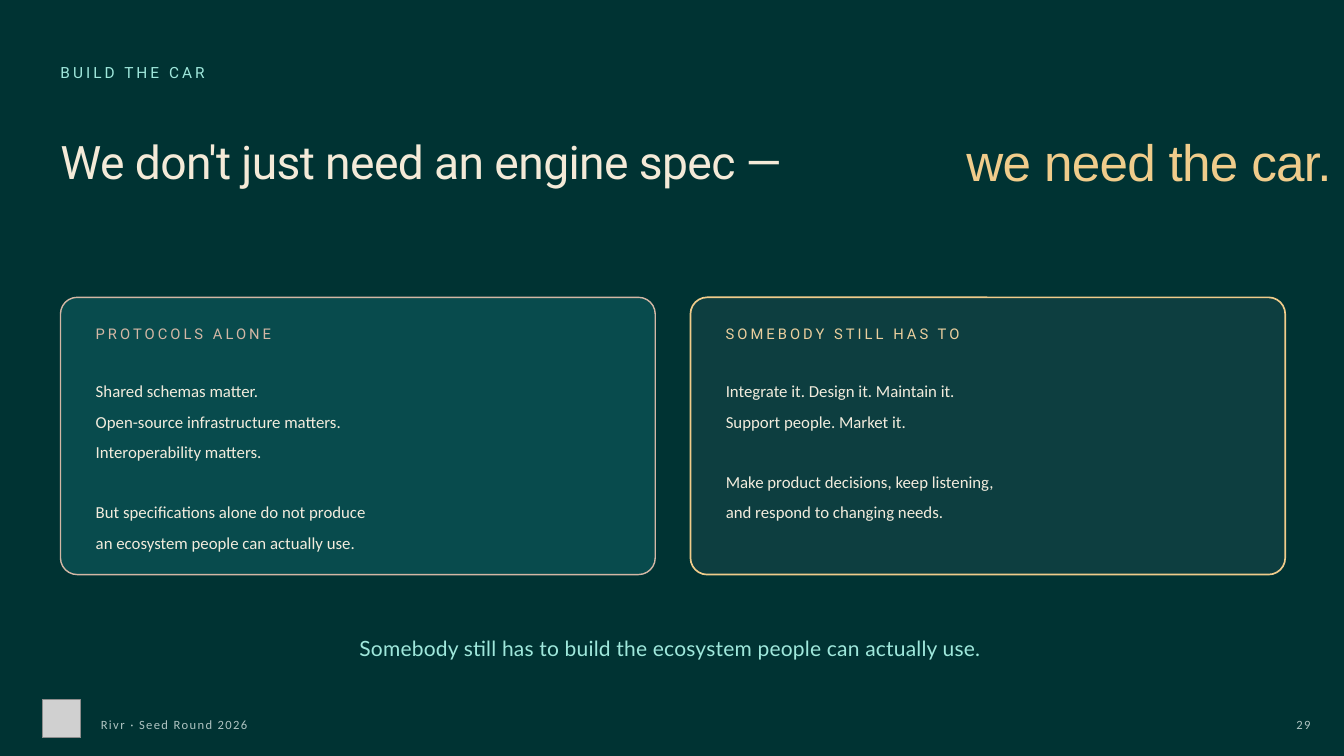
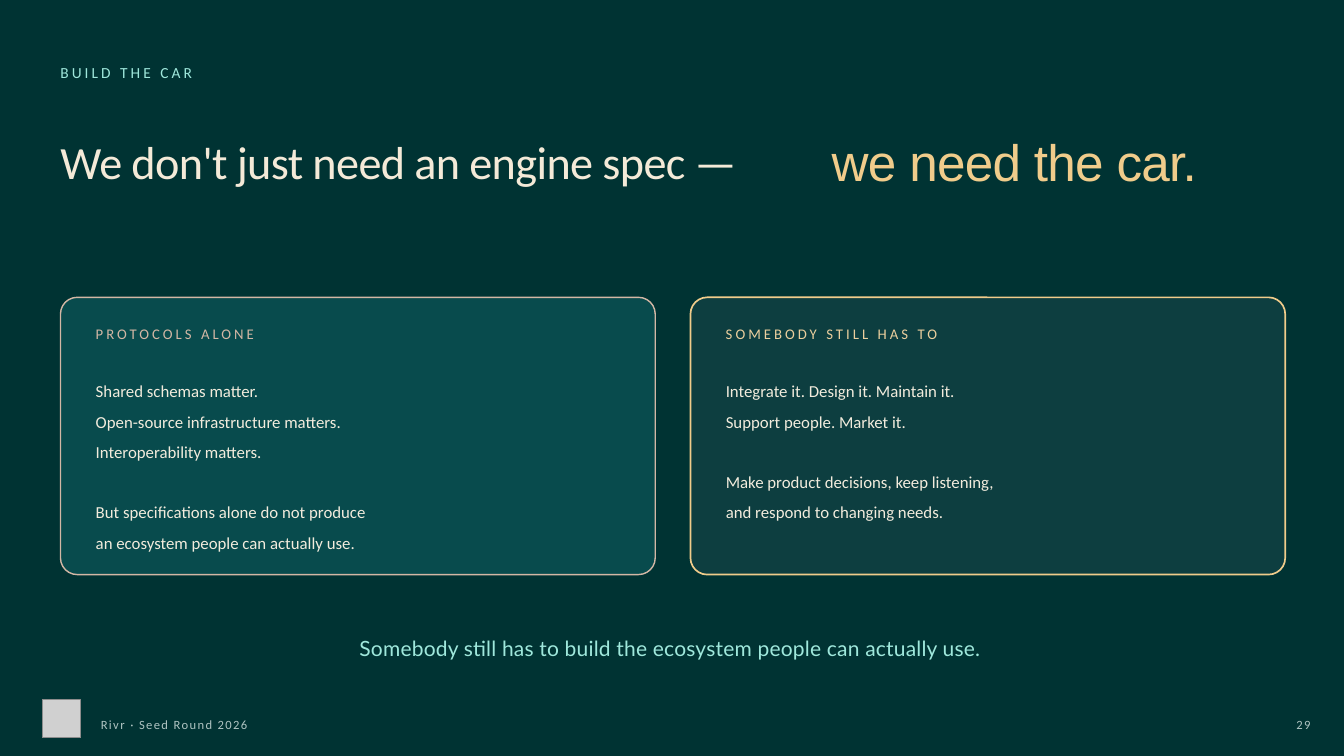
Before and after one commit to rivr-social/rivr-website, a slide deck: slide 30 of draft/assets/rivr-deck-v9-import.pptx. Drawn at 1344x756 pixels with LibreOffice and Linux fonts; fonts in the diff are those of the drawing; grey boxes stand for pictures; background and template pictures are left out. Boxes give left, top, right and bottom in pixels: in the first picture for what was removed or moved away, otherwise in the second. Text is boxed around its words. In the diff, an @@ line names an element or a change of style, - is before the commit and + after.

Commit message:
chore: restage deck v9 (canva-safe fonts)

```diff
--- a/draft/assets/rivr-deck-v9-import.pptx
+++ b/draft/assets/rivr-deck-v9-import.pptx
@@ font Roboto to Calibri in 4 elements at <box>60,68,192,78</box>, <box>96,329,254,339</box>, <box>726,329,938,339</box>, <box>60,147,685,187</box> @@
@@ text "we need the car.": place and size @@
-text "we need the car." at <box>966,144,1331,182</box>
+text "we need the car." at <box>832,144,1197,182</box>
```
Also in this commit, not shown: 51 other slides changed.
